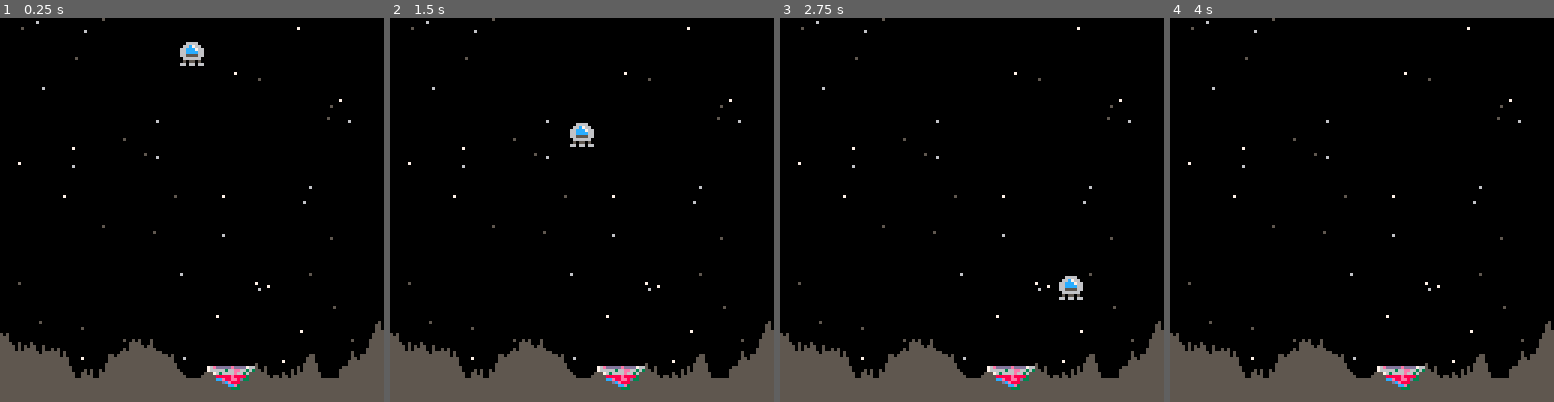
Above: before the commit, frames 1-4 (left to right).
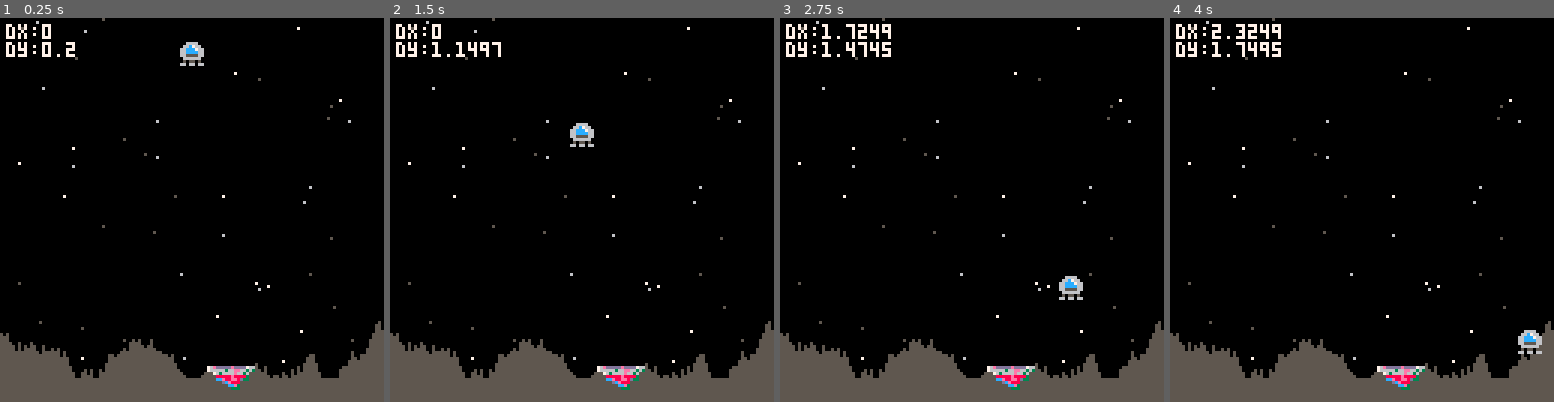
Above: after the commit, the same moments.

Repository: geopet/pico-8-lander
Game: PICO-8 cartridge lander.p8
Two runs of this game, one before a commit and one after it. Both use one fixed random seed, a clock stepped at 60 frames per second and the inputs below.
Inputs:
- Up to frame 1 (0.25 s): no input
- Up to frame 2 (1.5 s): no input
- Up to frame 3 (2.75 s): hold Right 1.6-2.1 s; hold Up 2.15-2.42 s; hold Right from 2.47 s (still down)
- Up to frame 4 (4 s): release Right at 3.03 s; hold Left 3.08-3.58 s

The runs differ from the first frame. In frame 1, 0.5% of the frame differs, in the area x 1-20%, y 1-11%; in frame 2, 0.6%; in frame 3, 0.8%; in frame 4, 1.2%, in the area x 1-97%, y 1-88%.

Commit message:
Add game end conditions

Diff:
--- a/lander.p8
+++ b/lander.p8
@@ -3,6 +3,8 @@
 __lua__
 
 function _init()
+  game_over=false
+  win=false
   g=0.025         -- gravity
   make_stars()
   make_ground()
@@ -10,7 +12,10 @@
 end
 
 function _update()
-  move_player()
+  if (not game_over) then
+    move_player()
+    check_land()
+  end
 end
 
 function _draw()
@@ -18,6 +23,9 @@
   draw_stars()
   draw_ground()
   draw_player()
+
+  print("dx:"..p.dx,2,2,7)
+  print("dy:"..p.dy,2,8,7)
 end
 
 function make_player()
@@ -135,6 +143,33 @@
   spr(pad.sprite,pad.x,pad.y,2,1)
 end
 
+function check_land()
+  l_x=flr(p.x)             -- left side of lander
+  r_x=flr(p.x+7)           -- right side of lander
+  b_y=flr(p.y+7)           -- bottom of lander
+
+  over_pad=l_x>=pad.x and r_x<=pad.x+pad.width
+  on_pad=b_y>=pad.y-1
+  slow=p.dy<1
+
+  if (over_pad and on_pad and slow) then
+    end_game(true)
+  elseif (over_pad and on_pad) then
+    end_game(false)
+  else
+    for i=l_x,r_x do
+      if (gnd[i]<=b_y) then
+        end_game(false)
+      end
+    end
+  end
+end
+
+function end_game(won)
+  game_over=true
+  win=won
+end
+
 __gfx__
 000000000066660076edddddedddd766000000000000000000000000000000000000000000000000000000000000000000000000000000000000000000000000
 00000000066c7660766666366ee66363000000000000000000000000000000000000000000000000000000000000000000000000000000000000000000000000
